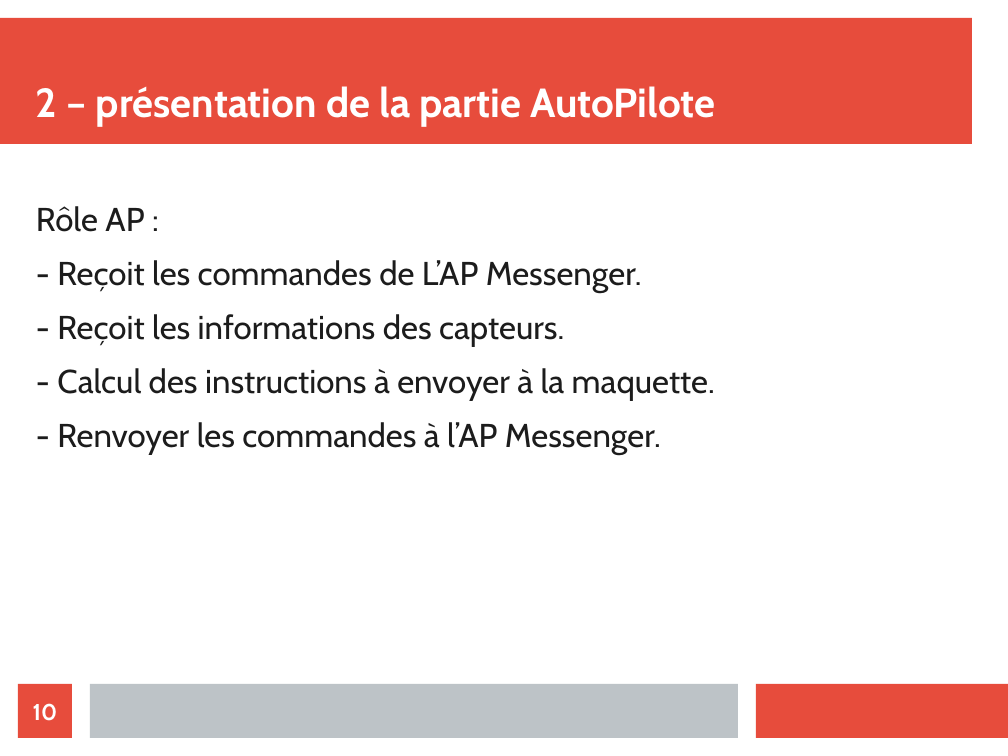
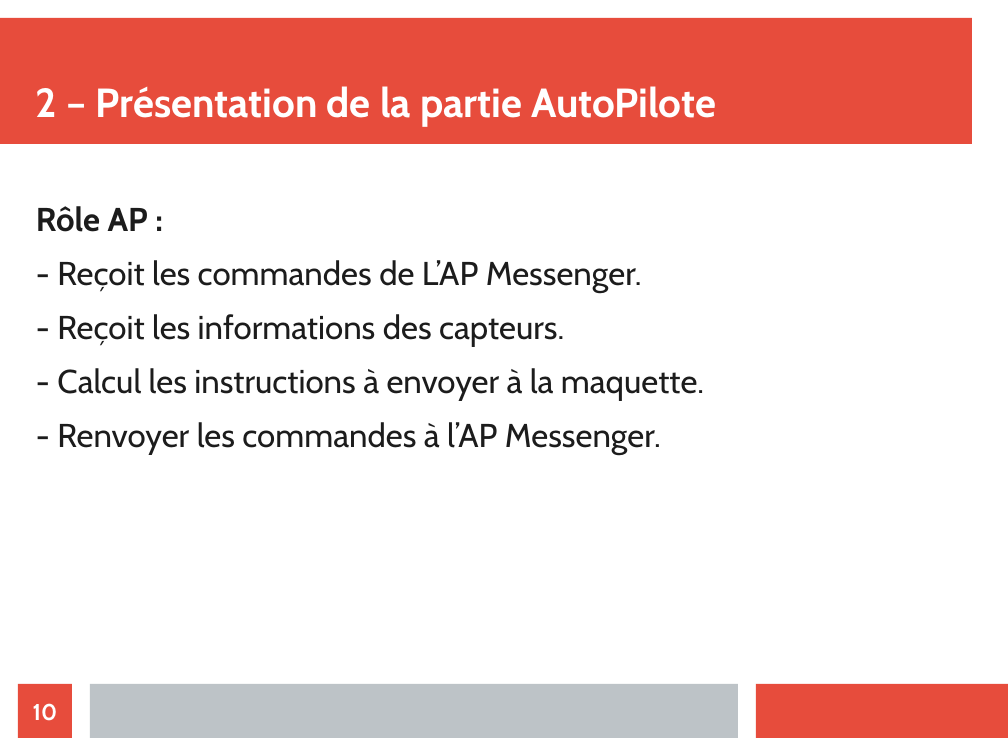
Before and after one commit to athmanmekh/AuttoPIlote-X-OPEN-PILOT, a slide deck: slide 10 of presentation/diapoPresentation.odp. Drawn at 1008x756 pixels with LibreOffice and Linux fonts; fonts in the diff are those of the drawing. Boxes give left, top, right and bottom in pixels: in the first picture for what was removed or moved away, otherwise in the second. Text is boxed around its words. In the diff, an @@ line names an element or a change of style, - is before the commit and + after.

```diff
--- a/presentation/diapoPresentation.odp
+++ b/presentation/diapoPresentation.odp
@@ title at [36, 86, 716, 127]: text changed @@
-2 – présentation de la partie AutoPilote
+2 – Présentation de la partie AutoPilote
@@ text at [36, 206, 148, 232]: bold on in "Rôle AP :" @@
@@ text at [57, 368, 704, 400]: text changed @@
-- Calcul des instructions à envoyer à la maquette.
+- Calcul les instructions à envoyer à la maquette.
```
Also in this commit, not shown: 13 other slides changed.
